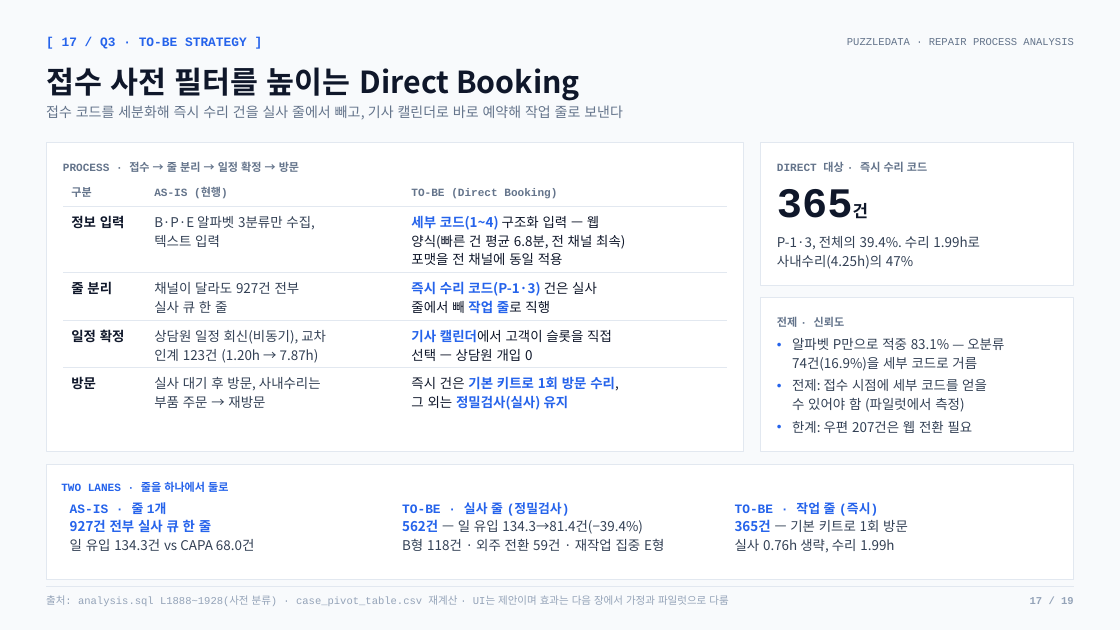
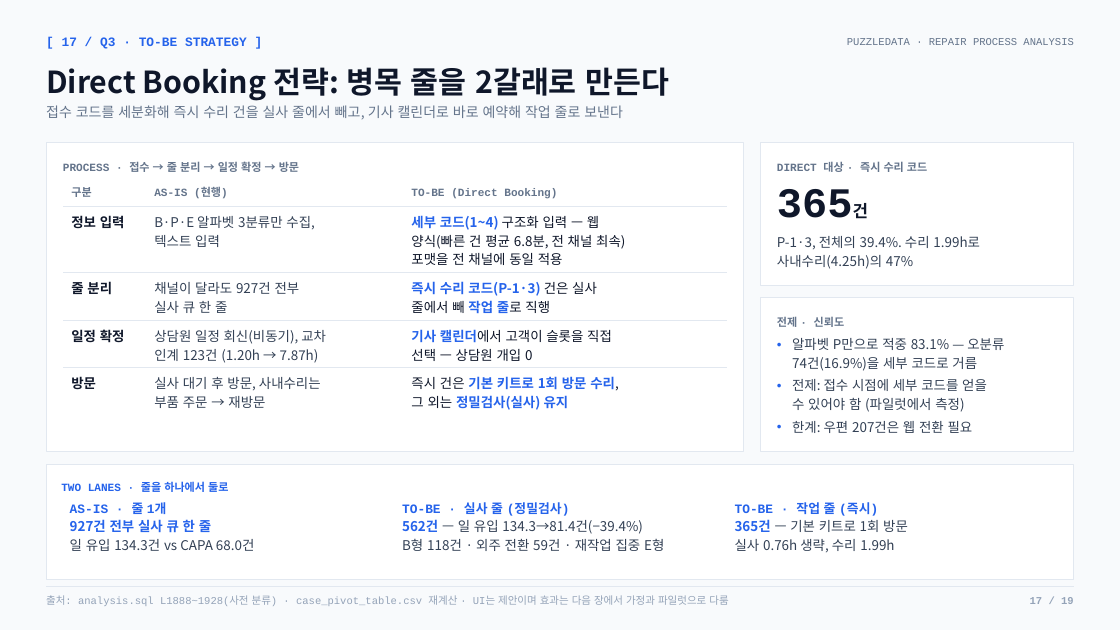
Before and after one commit to nus1245/puzzle_data, a slide deck: slide 17 of outputs/pptx/puzzledata_repair_report.pptx. Drawn at 1120x630 pixels with LibreOffice and Linux fonts; fonts in the diff are those of the drawing. Boxes give left, top, right and bottom in pixels: in the first picture for what was removed or moved away, otherwise in the second. Text is boxed around its words. In the diff, an @@ line names an element or a change of style, - is before the commit and + after.

```diff
--- a/outputs/pptx/puzzledata_repair_report.pptx
+++ b/outputs/pptx/puzzledata_repair_report.pptx
@@ text at (46,67,669,101): text changed @@
-접수 사전 필터를 높이는 Direct Booking
+Direct Booking 전략: 병목 줄을 2갈래로 만든다
```
Also in this commit, not shown: 3 other slides changed, 3 other files.
